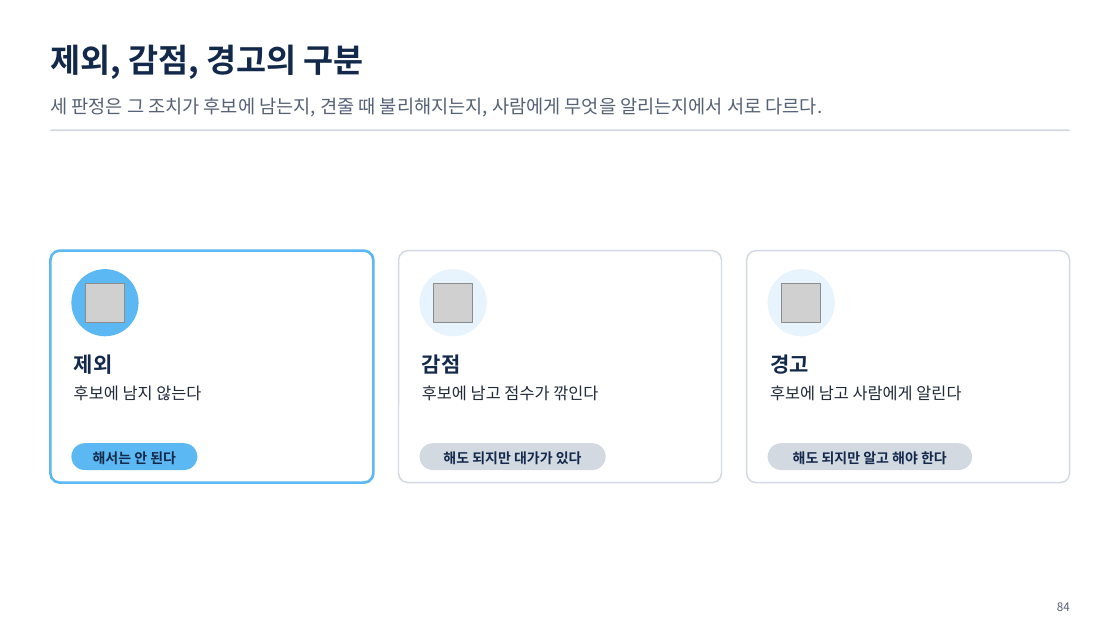
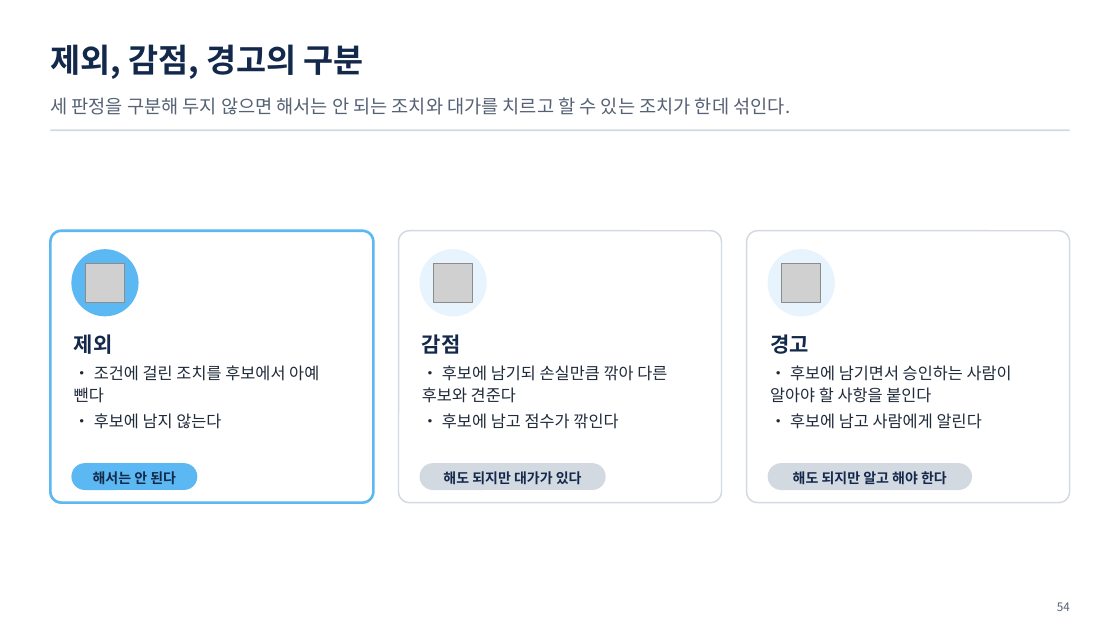
Before and after one commit to uengine-oss/hyd-iot-edu, a slide deck: slide 54 of docs/교재/통합반/03일차/통합반_03일차.pptx (slide 84 before the commit). Drawn at 1120x630 pixels with LibreOffice and Linux fonts; fonts in the diff are those of the drawing; grey boxes stand for pictures. Boxes give left, top, right and bottom in pixels: in the first picture for what was removed or moved away, otherwise in the second. Text is boxed around its words. In the diff, an @@ line names an element or a change of style, - is before the commit and + after.

```diff
--- a/docs/교재/통합반/03일차/통합반_03일차.pptx
+++ b/docs/교재/통합반/03일차/통합반_03일차.pptx
@@ text at box(50, 97, 791, 115): text changed @@
-세 판정은 그 조치가 후보에 남는지, 견줄 때 불리해지는지, 사람에게 무엇을 알리는지에서 서로 다르다.
+세 판정을 구분해 두지 않으면 해서는 안 되는 조치와 대가를 치르고 할 수 있는 조치가 한데 섞인다.
@@ rounded rectangle: place and size @@
-rounded rectangle at box(50, 250, 373, 482)
+rounded rectangle at box(50, 231, 373, 503)
@@ rounded rectangle: place and size @@
-rounded rectangle at box(398, 250, 721, 482)
+rounded rectangle at box(398, 231, 721, 503)
@@ rounded rectangle: place and size @@
-rounded rectangle at box(747, 250, 1070, 482)
+rounded rectangle at box(747, 231, 1070, 503)
@@ 3 pictures, 3 ellipses: place and size @@
-3 pictures, 3 ellipses at box(71, 269, 835, 336)
+3 pictures, 3 ellipses at box(71, 250, 835, 317)
@@ text "제외": place and size @@
-text "제외" at box(74, 354, 201, 401)
+text "제외" at box(74, 334, 319, 429)
@@ text "감점": place and size @@
-text "감점" at box(422, 354, 598, 401)
+text "감점" at box(422, 334, 667, 429)
@@ text "경고": place and size @@
-text "경고" at box(770, 354, 961, 401)
+text "경고" at box(770, 334, 1012, 429)
@@ text at box(74, 365, 319, 429): text changed @@
-후보에 남지 않는다
+• 조건에 걸린 조치를 후보에서 아예 뺀다
+• 후보에 남지 않는다
@@ text at box(422, 365, 667, 429): text changed @@
-후보에 남고 점수가 깎인다
+• 후보에 남기되 손실만큼 깎아 다른 후보와 견준다
+• 후보에 남고 점수가 깎인다
@@ text at box(770, 365, 1012, 429): text changed @@
-후보에 남고 사람에게 알린다
+• 후보에 남기면서 승인하는 사람이 알아야 할 사항을 붙인다
+• 후보에 남고 사람에게 알린다
@@ 3 texts, 3 rounded rectangles: place and size @@
-3 texts, 3 rounded rectangles at box(71, 444, 972, 471)
+3 texts, 3 rounded rectangles at box(71, 463, 972, 490)
@@ text at box(1057, 602, 1070, 611): text changed @@
-84
+54
```
Also in this commit, not shown: 80 other slides changed, 2 slides added, 53 slides removed, 12 other files.
